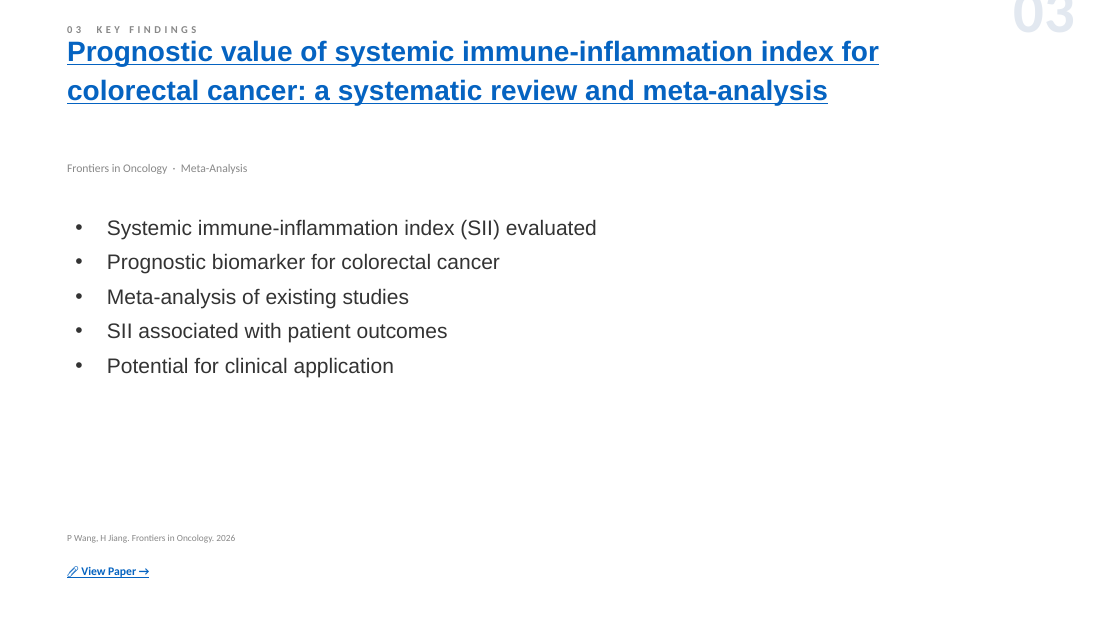
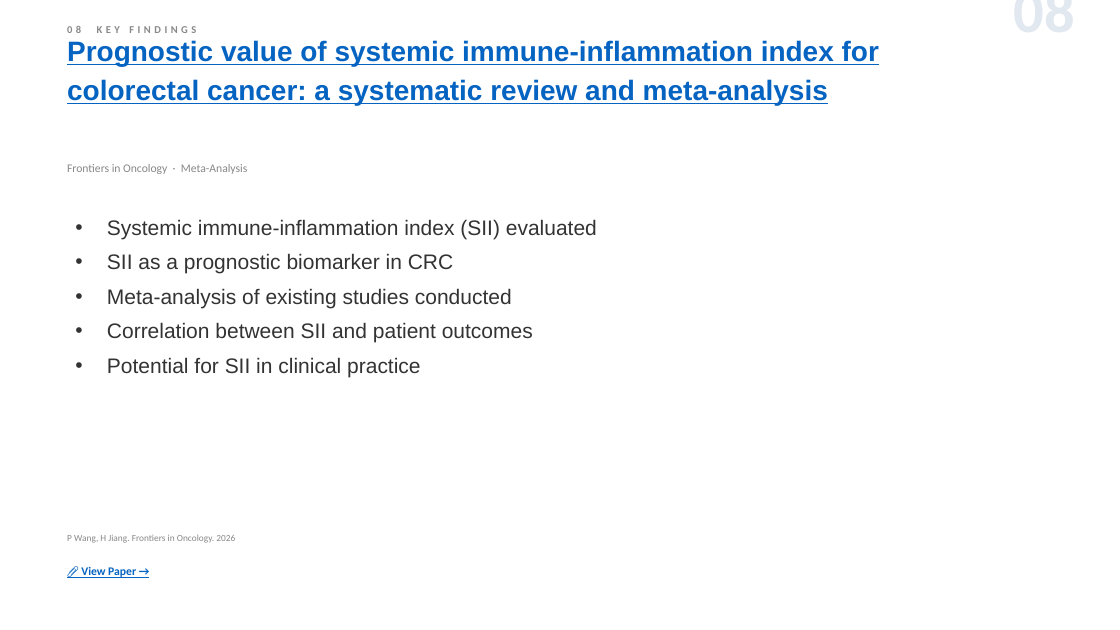
Before and after one commit to jejenhu-maker/colorectal-weekly-digest, a slide deck: slide 10 of docs/digest-en.pptx (slide 5 before the commit). Drawn at 1120x630 pixels with LibreOffice and Linux fonts; fonts in the diff are those of the drawing. Boxes give left, top, right and bottom in pixels: in the first picture for what was removed or moved away, otherwise in the second. Text is boxed around its words. In the diff, an @@ line names an element or a change of style, - is before the commit and + after.

```diff
--- a/docs/digest-en.pptx
+++ b/docs/digest-en.pptx
@@ text at (840, 8, 1075, 8): text changed @@
-03
+08
@@ text at (107, 253, 533, 377): text changed @@
-• Prognostic biomarker for colorectal cancer
-• Meta-analysis of existing studies
-• SII associated with patient outcomes
-• Potential for clinical application
+• SII as a prognostic biomarker in CRC
+• Meta-analysis of existing studies conducted
+• Correlation between SII and patient outcomes
+• Potential for SII in clinical practice
```
Also in this commit, not shown: 10 other slides changed, 3 slides added, 3 slides removed, 2 other files.
